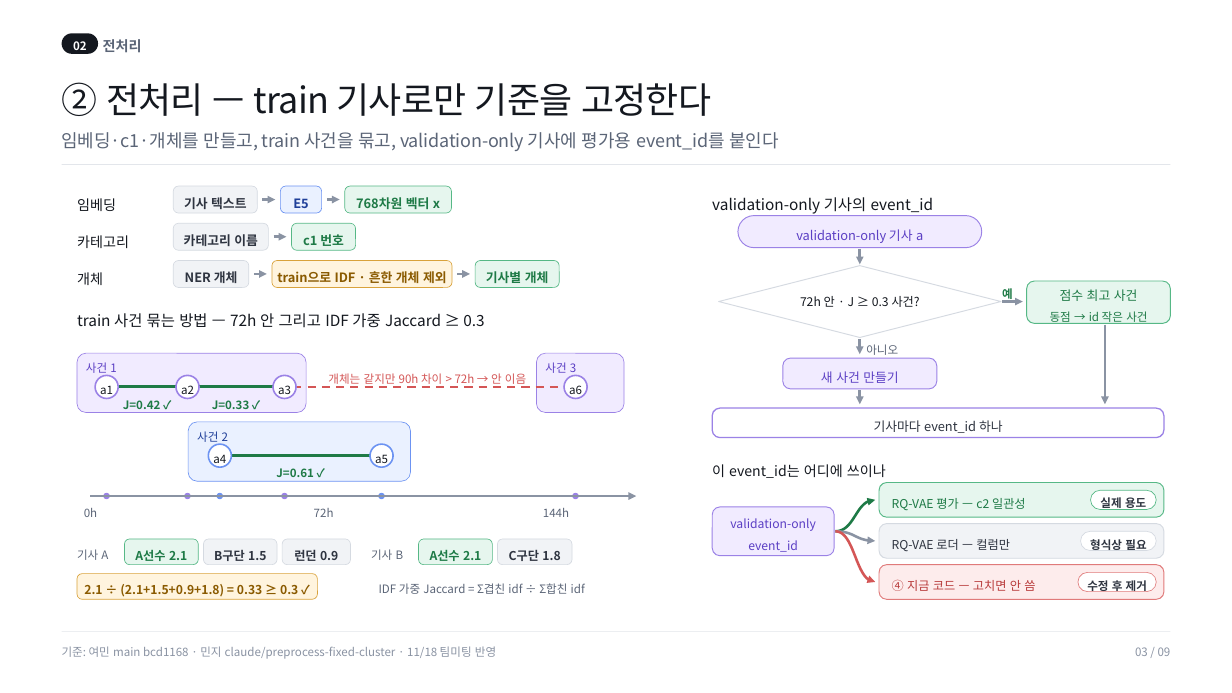
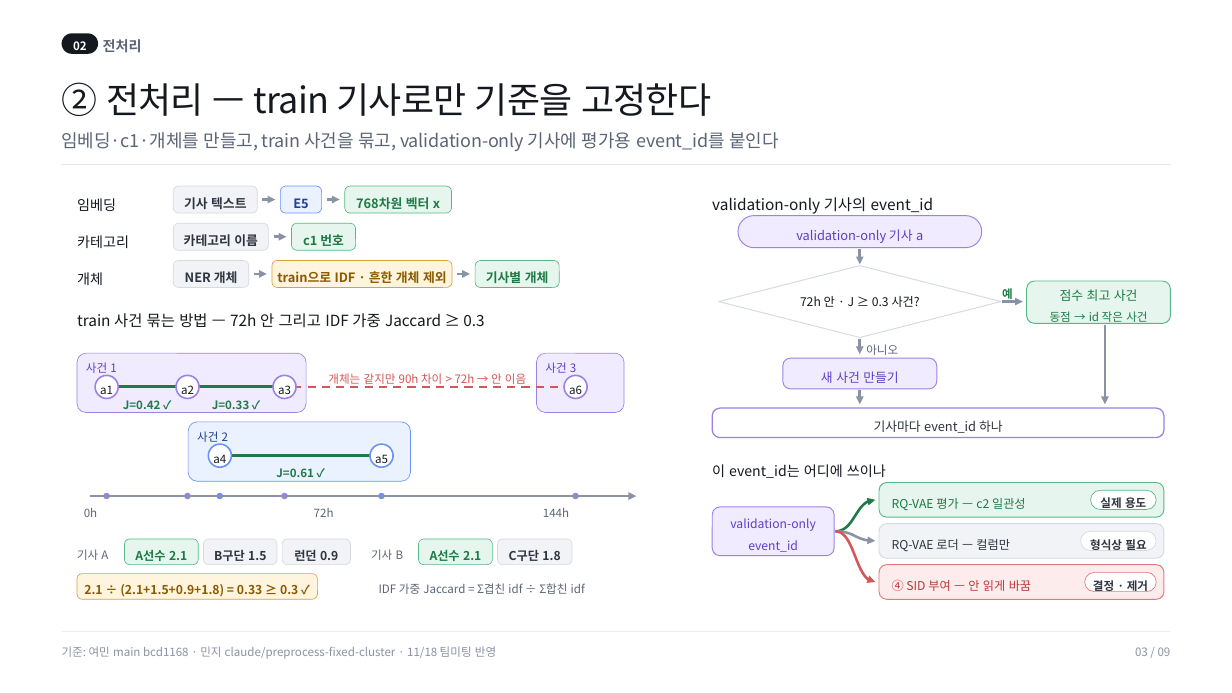
Before and after one commit to minji1217/SID_Project, a slide deck: slide 3 of reports/slides/파이프라인_전체흐름.pptx. Drawn at 1232x693 pixels with LibreOffice and Linux fonts; fonts in the diff are those of the drawing. Boxes give left, top, right and bottom in pixels: in the first picture for what was removed or moved away, otherwise in the second. Text is boxed around its words. In the diff, an @@ line names an element or a change of style, - is before the commit and + after.

```diff
--- a/reports/slides/파이프라인_전체흐름.pptx
+++ b/reports/slides/파이프라인_전체흐름.pptx
@@ text in rounded rectangle at [892,579,1031,591]: text changed @@
-④ 지금 코드 — 고치면 안 씀
+④ SID 부여 — 안 읽게 바꿈
@@ rounded rectangle "결정 · 제거": place and size @@
-rounded rectangle "결정 · 제거" at [1079,572,1157,592]
+rounded rectangle "결정 · 제거" at [1085,572,1157,592]
@@ text in rounded rectangle at [1093,580,1148,592]: text changed @@
-수정 후 제거
+결정 · 제거
```
Also in this commit, not shown: 2 other slides changed, 3 other files.
